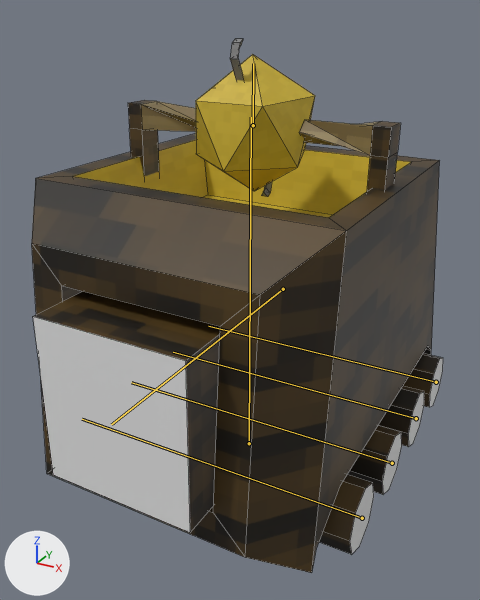
The Blender file npcs/woodbot/src/Woodbot1.blend: old version first, new version second.
One viewpoint serves both versions: a 50 mm camera at (0.812, -1.536, 1.254) aimed at (-0.012, -0.036, 0.504). The axes (+X, +Y, +Z) are drawn at lower left. The lights are the same throughout. The older version comes first. The bones that bend it are drawn over the model as lines. Mesh edges are drawn as thin lines.

The first picture shows 'WoodbotBody'.
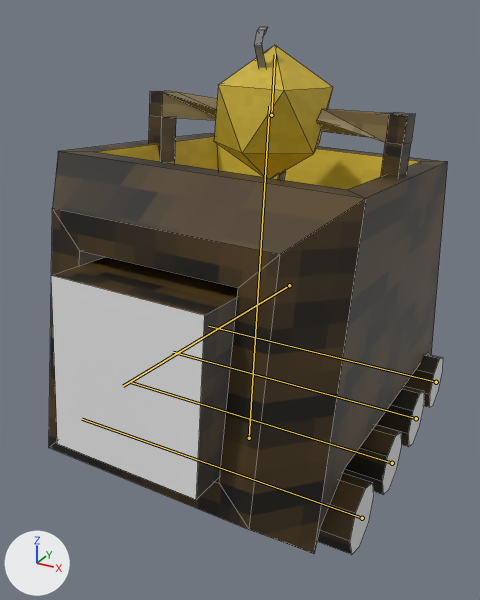
The newer file adds an action. The first version stands in its rest pose; the second is drawn at frame 121 of the action 'MoveForward'.

Pixel boxes [x1, y1, x2, y2] of what changed, in the pictures (480 x 600 px):
'WoodbotBody', posed
    before: [32, 39, 443, 573]
    after: [49, 27, 448, 555]
bone 'Chassis', root to tip
    before: (249, 443) to (251, 117)
    after: (249, 438) to (269, 106)

The edits, one by one:
Bone 'Chassis' (bone_chassis) moves from (0.0, 0.0, 0.0) to (0.0, 0.021, 0.0).
Bone 'Chassis' (bone_chassis) turns from (0, 0, 0) to (-5, 0, -1) degrees about its own x, y and z.
